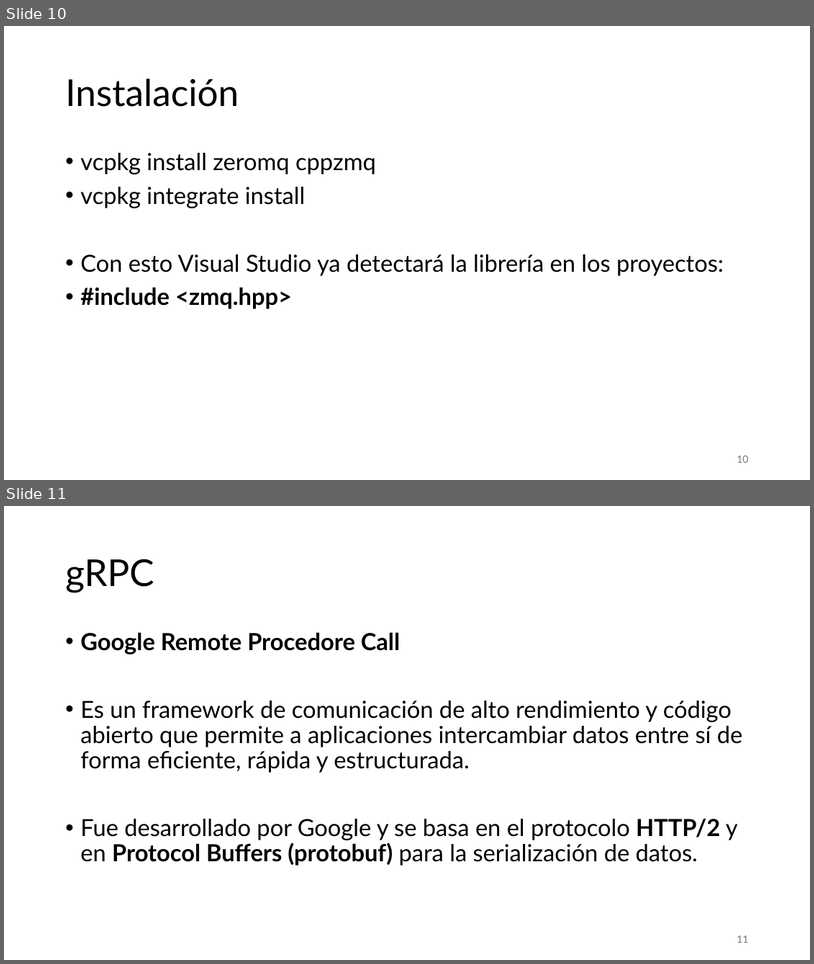
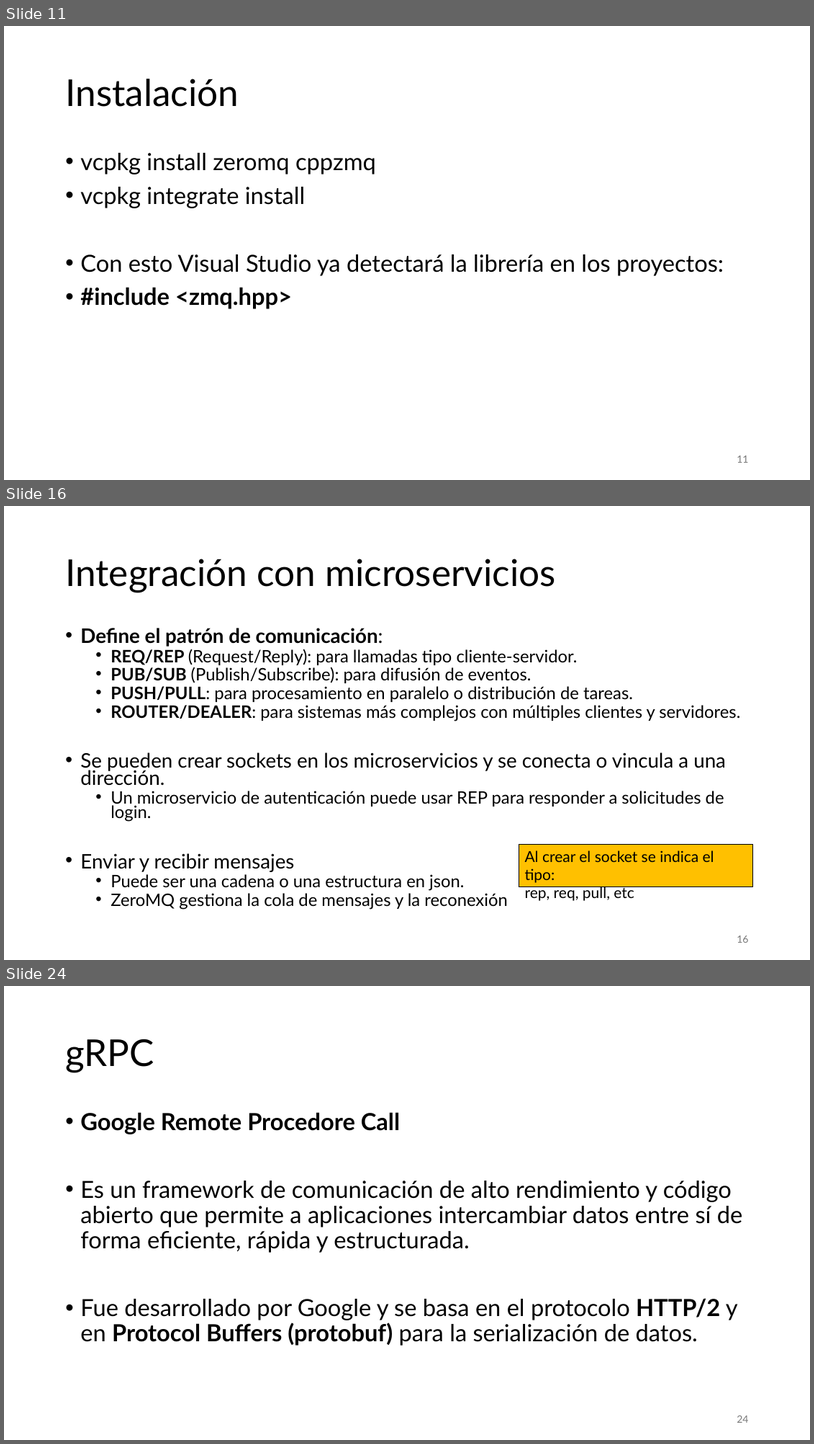
Before and after one commit to aldebarran22/CURSO_CPP_SERVICIOS_30H, a slide deck: doc/3_Comunicacion_microservicios_C++.pptx. Shown one above the other, each under a label of ours: slides 10 and 11 before the commit, slides 11, 16 and 24 after it; the slides between them are not shown. The pictures are 814x964 and 814x1444 pixels, drawn with LibreOffice and Linux fonts; fonts in the diff are those of the drawing. Boxes give left, top, right and bottom in pixels: in the first picture for what was removed or moved away, otherwise in the second. Text is boxed around its words. In the diff, an @@ line names an element or a change of style, - is before the commit and + after.

```diff
--- a/doc/3_Comunicacion_microservicios_C++.pptx
+++ b/doc/3_Comunicacion_microservicios_C++.pptx
@@ slide 16 added at (x1=4, y1=506, x2=810, y2=960), background #FFFFFF @@
@@ title added at (x1=65, y1=559, x2=556, y2=592), 44 pt, text #000000 @@
+Integración con microservicios
@@ text added at (x1=80, y1=628, x2=741, y2=909), 20.4 pt, text #000000 @@
+• Define el patrón de comunicación:
+  • REQ/REP (Request/Reply): para llamadas tipo cliente-servidor.
+  • PUB/SUB (Publish/Subscribe): para difusión de eventos.
+  • PUSH/PULL: para procesamiento en paralelo o distribución de tareas.
+  • ROUTER/DEALER: para sistemas más complejos con múltiples clientes y servidores.
+• Se pueden crear sockets en los microservicios y se conecta o vincula a una dirección.
+  • Un microservicio de autenticación puede usar REP para responder a solicitudes de login.
+• Enviar y recibir mensajes
+  • Puede ser una cadena o una estructura en json.
+  • ZeroMQ gestiona la cola de mensajes y la reconexión
@@ rectangle added at (x1=520, y1=844, x2=754, y2=887), fill #FFC000, outline #000000 0.75 pt, 18 pt, text #000000 @@
+Al crear el socket se indica el tipo:
+rep, req, pull, etc
@@ page number added at (x1=737, y1=935, x2=748, y2=942), 12 pt, text #797979 @@
+16
@@ what was slide 10 is now slide 11 @@
@@ page number at (x1=737, y1=455, x2=748, y2=462): text changed @@
-10
+11
@@ what was slide 11 is now slide 24 @@
@@ page number at (x1=737, y1=1415, x2=748, y2=1422): text changed @@
-11
+24
```
Also in this commit, not shown: 3 slides changed, 14 other slides added, 31 other files.
